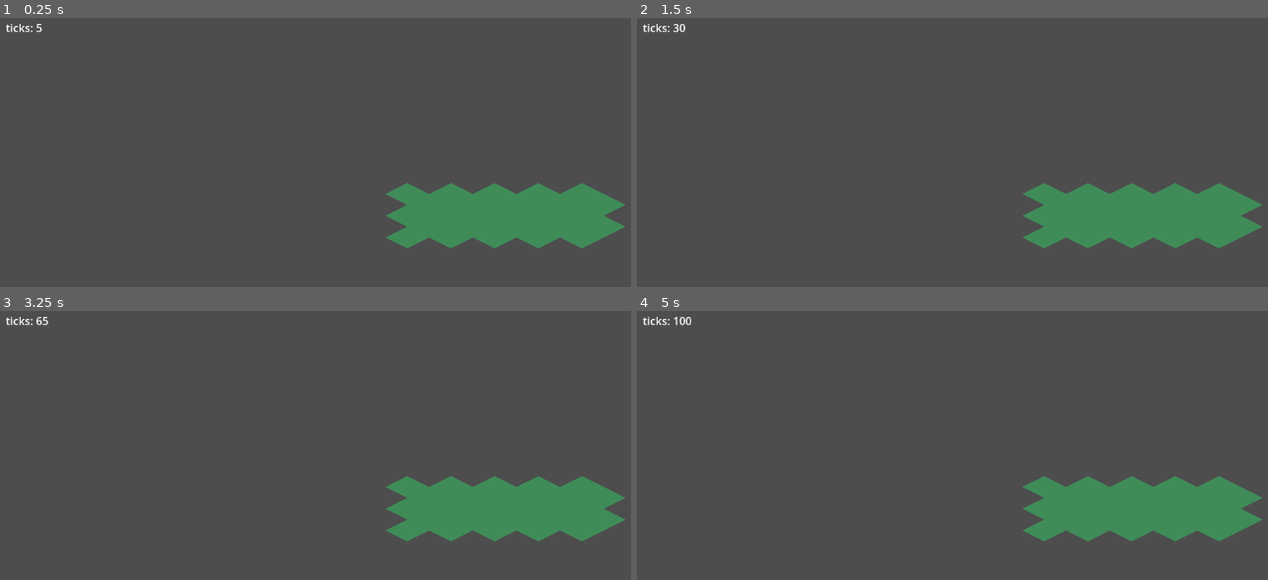
Above: before the commit, frames 1-4 (two rows, left to right).
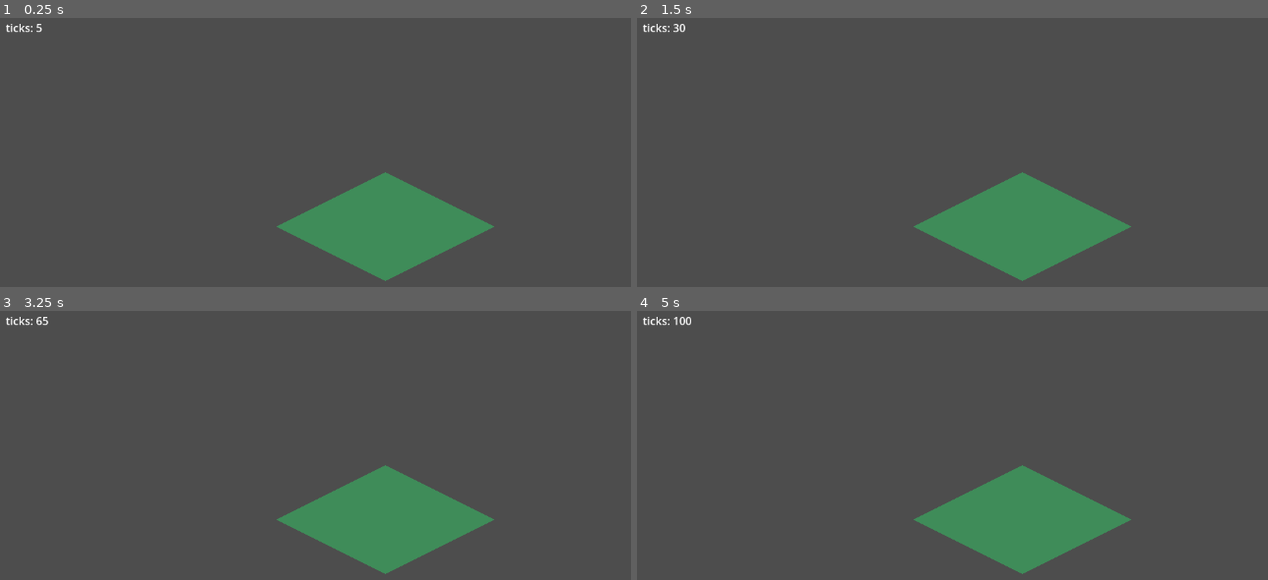
Above: after the commit, the same moments.

Repository: armoryworks/forge-factory
Game: Godot game, scene res://scenes/main.tscn
Two runs of this game, one before a commit and one after it. Both use one fixed random seed, a clock stepped at 60 frames per second and the inputs below.
Inputs:
- Up to frame 1 (0.25 s): no input
- Up to frame 2 (1.5 s): tap Enter at 0.5 s; tap Space at 1.25 s
- Up to frame 3 (3.25 s): tap Enter at 2 s; tap Space at 2.75 s
- Up to frame 4 (5 s): tap Enter at 3.5 s; tap Space at 4.25 s

The runs differ from the first frame. In frame 1, 9.6% of the frame differs, in the area x 43-100%, y 57-98%; in frame 2, 9.6%; in frame 3, 9.6%; in frame 4, 9.6%.

Commit message:
render: R5 — carry z through the coordinate path; fix iso basis mismatch
Adds scripts/iso.gd as the single owner of TILE_W/TILE_H/TILE_Z and the
world<->screen transforms. world_to_screen/screen_to_world/depth_key all
take z though v1 passes 0 — isometric-design.md §1/§8 commit to carrying
it because retrofitting elevation into a 2D-only transform is a rewrite.
terrain_layer.gd now sources its constants from Iso instead of local copies.

Implementing it as a runtime check rather than a doc edit caught a real
error IN THE REVIEW ITSELF (inventory B23). The review claimed Godot's iso
map_to_local matched §2's ((x-y)*w/2, (x+y)*h/2) and we got the transform
for free. It does not: Godot uses staggered/offset coords (odd rows shift
half a tile), so stepping +cy zigzags in x — not a linear map, so not even
a change of basis. Measured error up to 389px. Unfixed, machines drawn via
Iso.world_to_screen would have rendered offset from their terrain, worse
with distance from origin.

Fix keeps §2 canonical (the §3 depth key and the engine-independent sim
assume it) and confines Godot's scheme to the tilemap boundary via
Iso.cell_for_world. terrain_layer._check_transform_agreement re-proves it
every boot rather than trusting the derivation.

Verified: ISO_CHECK max_transform_err=0.000000 px PASS and SIM_CHECK PASS,
both headless and windowed Vulkan on RX 9070 XT.

Co-Authored-By: Claude Opus 4.8 <noreply@anthropic.com>

Diff:
--- /dev/null
+++ b/game/scripts/iso.gd
@@ -0,0 +1,89 @@
+extends RefCounted
+
+# Canonical isometric constants and world<->screen transforms.
+#
+# Consume via `const Iso = preload("res://scripts/iso.gd")`, NOT via class_name. A
+# class_name identifier resolves through the editor-generated global class cache, which
+# does not exist on a fresh headless/CI checkout — it parse-errors the whole scene tree
+# before SIM_CHECK can run. preload resolves at parse time with no cache. (Learned the
+# hard way; don't "clean this up" into a class_name.)
+# See docs/isometric-design.md §1 (projection) and §2 (transforms).
+#
+# THE ONE PLACE these constants live. Do not re-declare TILE_W/TILE_H/TILE_Z in a
+# renderer script — the moment a second file owns a copy they drift silently.
+#
+# Projection is dimetric 2:1: TILE_W == 2 * TILE_H. That ratio is load-bearing, not
+# cosmetic — it makes every transform below integer shifts/adds and gives pixel-perfect
+# 2-across/1-down diagonals. Changing it to a non-2:1 ratio breaks §1's guarantees.
+const TILE_W := 64
+const TILE_H := 32
+
+# Screen-space Y offset per elevation level.
+#
+# v1 IS SINGLE-LEVEL: every caller passes z = 0 today, and nothing renders elevated.
+# The z term is carried anyway, deliberately — §1/§8 commit to it because retrofitting
+# elevation into a 2D-only transform is a rewrite, while carrying an unused z costs one
+# add. Do NOT "simplify" it away on the grounds that it is always zero.
+const TILE_Z := 16
+
+# World (tile, fractional allowed — items sit BETWEEN tiles on belts) -> screen.
+# Matches Godot's TileMapLayer.map_to_local for TILE_LAYOUT_DIAMOND_DOWN at z = 0;
+# _check_matches_godot() below proves that rather than assuming it.
+static func world_to_screen(x: float, y: float, z: float = 0.0) -> Vector2:
+	var sx: float = (x - y) * (float(TILE_W) * 0.5)
+	var sy: float = (x + y) * (float(TILE_H) * 0.5) - z * float(TILE_Z)
+	return Vector2(sx, sy)
+
+# Screen -> world on the z = 0 GROUND PLANE.
+#
+# This is the ground-plane pick, and it is what mouse hover should use (§2): hovering a
+# tall machine should highlight the tile the cursor is geometrically over, not the tile
+# whose sprite happens to be drawn under the cursor. Sprite-accurate picking (raycast
+# down through elevations) is only needed if we ship multi-level.
+#
+# Never implement picking via colour-buffer readback — it couples picking to draw order,
+# breaks under post-processing, and stalls the GPU. This is 6 flops.
+static func screen_to_world(s: Vector2) -> Vector2:
+	var a: float = s.x / (float(TILE_W) * 0.5)
+	var b: float = s.y / (float(TILE_H) * 0.5)
+	return Vector2((a + b) * 0.5, (b - a) * 0.5)
+
+# Tile index containing a screen point, on the ground plane.
+static func screen_to_cell(s: Vector2) -> Vector2i:
+	var w: Vector2 = screen_to_world(s)
+	return Vector2i(floori(w.x), floori(w.y))
+
+# Godot cell index for a world tile — see inventory B23.
+#
+# MEASURED, NOT ASSUMED. Godot's isometric TileMapLayer does NOT address cells the way
+# §2 does, and the difference is not a change of basis. At 64x32 / DIAMOND_DOWN /
+# HORIZONTAL offset, it uses STAGGERED (offset) coordinates: cy is a screen row, and odd
+# rows are shifted half a tile right. Measured placement:
+#     sx = TILE_W/2 + cx*TILE_W + (cy odd ? TILE_W/2 : 0)
+#     sy = TILE_H/2 + cy*TILE_H/2
+# The tell is that stepping +cy zigzags in x (32 -> 64 -> 32), which no linear transform
+# does. §2 instead uses true diamond axes: sx = (x-y)*TILE_W/2, sy = (x+y)*TILE_H/2.
+#
+# We keep §2 canonical — it is the basis the §3 depth key and the engine-independent sim
+# assume (D5/D8), and a staggered basis makes "the far corner of a 3x3 footprint" nearly
+# unexpressible. Godot's scheme is confined to the tilemap boundary by this function.
+# Inverting the two placements against each other:
+#     cy = x + y - 1
+#     cx = ((x - y) - 1 - (cy mod 2)) / 2
+# The numerator is always even (x-y and x+y share parity), so the division is exact.
+# Note `cy mod 2` must be a POSITIVE modulo — GDScript's % truncates toward zero and
+# returns -1 for odd negative cy, which silently misplaces every tile above the origin.
+#
+# terrain_layer.gd re-proves this to sub-0.001px on every boot rather than trusting the
+# derivation above. Layers 3-4 use world_to_screen directly and never touch any of this.
+static func cell_for_world(x: int, y: int) -> Vector2i:
+	var cy: int = x + y - 1
+	var cx: int = ((x - y) - 1 - posmod(cy, 2)) / 2
+	return Vector2i(cx, cy)
+
+# Depth sort key — §3. Sorts on the FAR corner of the footprint, NOT the origin.
+# Sorting a 3x3 machine by its origin sorts it as if it were a 1x1 there, and draws it
+# behind entities that are visually in front of it. Ties break on layer, then y, then x,
+# then a stable entity id (an unstable sort flickers z-order between frames).
+static func depth_key(x: float, y: float, w: float, h: float, z: float = 0.0) -> float:
+	return (x + w) + (y + h) + z * 1000.0
--- a/game/scripts/terrain_layer.gd
+++ b/game/scripts/terrain_layer.gd
@@ -17,43 +17,71 @@
 # Phase 2 stub: procedurally-generated placeholder grid. No art assets — the tile is
 # rasterized at runtime (isometric-design.md §5: placeholders are generated, never
 # borrowed).
+#
+# Tile dimensions come from Iso (scripts/iso.gd) — the single owner. This layer is the
+# z = 0 ground plane and is legitimately 2D; the z term lives in Iso.world_to_screen for
+# the layer-3/4 draw list, which is where elevation will actually land.
+const Iso = preload("res://scripts/iso.gd")
 const GRID_SIZE := 5
-const TILE_W := 64
-const TILE_H := 32
 
 func _ready() -> void:
 	var tile_set := TileSet.new()
 	tile_set.tile_shape = TileSet.TILE_SHAPE_ISOMETRIC
-	tile_set.tile_size = Vector2i(TILE_W, TILE_H)
+	tile_set.tile_size = Vector2i(Iso.TILE_W, Iso.TILE_H)
 
 	var tex := ImageTexture.create_from_image(_make_diamond_tile())
 
 	var source := TileSetAtlasSource.new()
 	source.texture = tex
-	source.texture_region_size = Vector2i(TILE_W, TILE_H)
+	source.texture_region_size = Vector2i(Iso.TILE_W, Iso.TILE_H)
 	source.create_tile(Vector2i(0, 0))
 	var source_id := tile_set.add_source(source)
 
 	self.tile_set = tile_set
 
+	# Cells are addressed in §2 world coords and converted at the tilemap boundary —
+	# Godot's cell basis is not §2's (B23).
 	for x in range(GRID_SIZE):
 		for y in range(GRID_SIZE):
-			set_cell(Vector2i(x, y), source_id, Vector2i(0, 0))
+			set_cell(Iso.cell_for_world(x, y), source_id, Vector2i(0, 0))
+
+	_check_transform_agreement()
+
+# Terrain renders through Godot's tilemap, but machines and items (layers 3-4) will render
+# through Iso.world_to_screen. If those two disagree about where world tile (x, y) lands on
+# screen, machines float off the ground they stand on — a bug that would surface as "the
+# art is subtly wrong" long after anyone remembers why.
+#
+# This check exists because the assumption it tests was WRONG when first written: the
+# review asserted Godot's iso layout matched §2 and we got the transform for free. It does
+# not (B23). Keep the check — it is the only thing pinning the two bases together, and it
+# costs one boot-time loop over a 5x5 grid.
+func _check_transform_agreement() -> void:
+	var worst: float = 0.0
+	for x in range(-GRID_SIZE, GRID_SIZE + 1):
+		for y in range(-GRID_SIZE, GRID_SIZE + 1):
+			var via_tilemap: Vector2 = map_to_local(Iso.cell_for_world(x, y))
+			var via_iso: Vector2 = Iso.world_to_screen(float(x), float(y), 0.0)
+			var err: float = (via_tilemap - via_iso).length()
+			if err > worst:
+				worst = err
+	var result: String = "PASS" if worst < 0.001 else "FAIL"
+	print("ISO_CHECK max_transform_err=%.6f px result=%s" % [worst, result])
 
 # Rasterize the isometric cell as a diamond with transparent corners. A fully-opaque
 # rectangle is wrong: adjacent iso cells overlap by half a tile, so opaque neighbours
 # paint over each other and the grid renders as one blob instead of N diamonds.
 # Inside test is |dx/(W/2)| + |dy/(H/2)| <= 1 about the tile centre.
 func _make_diamond_tile() -> Image:
-	var img := Image.create(TILE_W, TILE_H, false, Image.FORMAT_RGBA8)
+	var img := Image.create(Iso.TILE_W, Iso.TILE_H, false, Image.FORMAT_RGBA8)
 	img.fill(Color(0.0, 0.0, 0.0, 0.0))
 
 	var fill := Color(0.25, 0.55, 0.35, 1.0)
-	var half_w: float = float(TILE_W) * 0.5
-	var half_h: float = float(TILE_H) * 0.5
+	var half_w: float = float(Iso.TILE_W) * 0.5
+	var half_h: float = float(Iso.TILE_H) * 0.5
 
-	for py in range(TILE_H):
-		for px in range(TILE_W):
+	for py in range(Iso.TILE_H):
+		for px in range(Iso.TILE_W):
 			# Pixel centres, so the diamond is symmetric about the tile centre.
 			var dx: float = (float(px) + 0.5) - half_w
 			var dy: float = (float(py) + 0.5) - half_h
Not shown, changed: docs/inventory.md
Not shown, changed: docs/iso-review-scaffold.md
